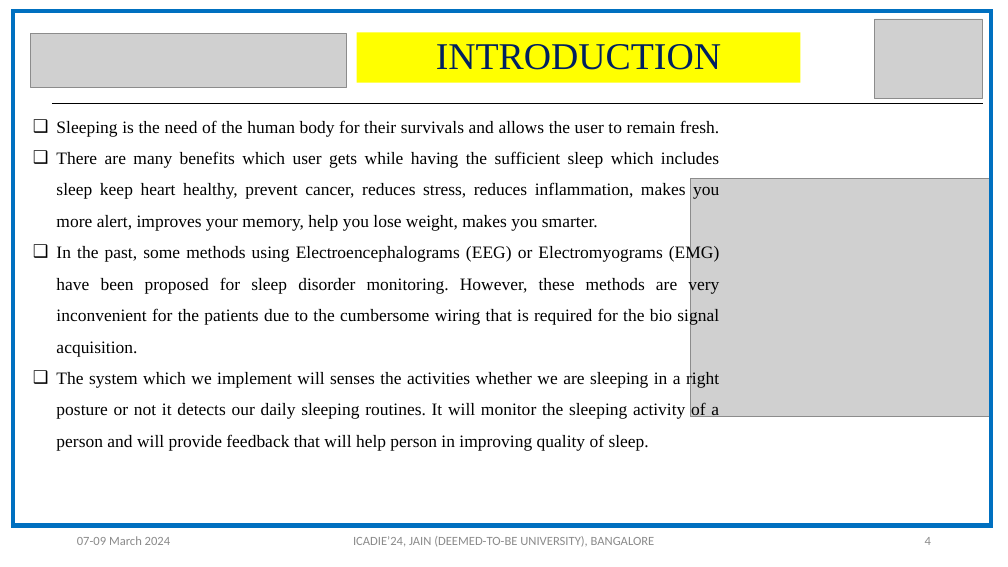
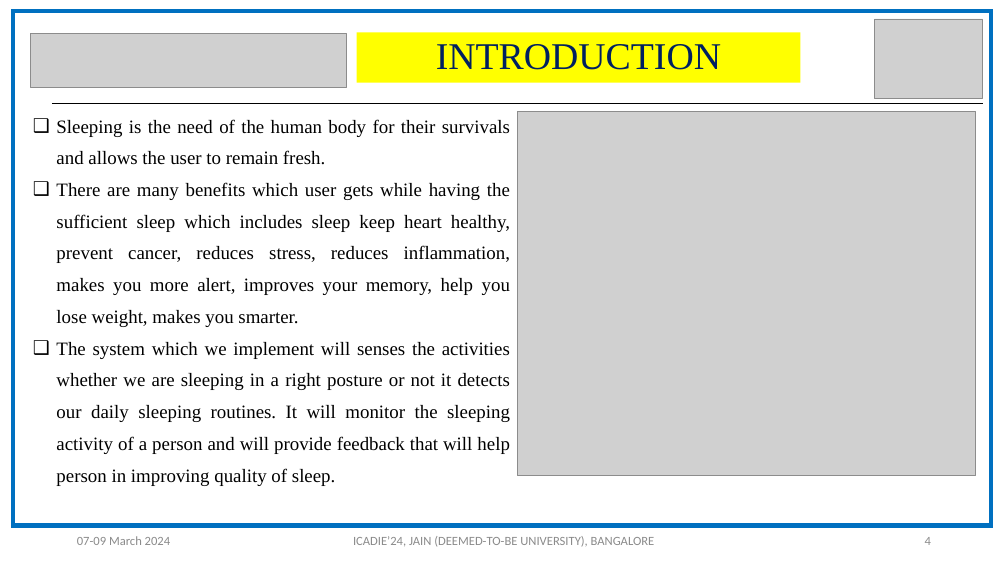
Before and after one commit to ss2156/8thSem, a slide deck: slide 4 of PCL/SleepPaper/final/246-ICADIE-24 PPT TEMPLATE.pptx. Drawn at 1008x567 pixels with LibreOffice and Linux fonts; fonts in the diff are those of the drawing; grey boxes stand for pictures. Boxes give left, top, right and bottom in pixels: in the first picture for what was removed or moved away, otherwise in the second. Text is boxed around its words. In the diff, an @@ line names an element or a change of style, - is before the commit and + after.

Commit message:
ppt

```diff
--- a/PCL/SleepPaper/final/246-ICADIE-24 PPT TEMPLATE.pptx
+++ b/PCL/SleepPaper/final/246-ICADIE-24 PPT TEMPLATE.pptx
@@ text "Sleeping is the need of ..." at (x1=56, y1=119, x2=510, y2=486): size 16.6 to 18 pt; line spacing 1.5 to 1.4 @@
@@ picture resized from (x1=691, y1=178, x2=991, y2=417) to (x1=517, y1=111, x2=976, y2=476) @@
@@ text at (x1=56, y1=244, x2=720, y2=357): paragraph removed @@
-❑ In the past, some methods using Electroencephalograms (EEG) or Electromyograms (EMG) have been proposed for sleep disorder monitoring. However, these methods are very inconvenient for the patients due to the cumbersome wiring that is required for the bio signal acquisition.
```
Also in this commit, not shown: 1 other slide changed, 1 other file.
